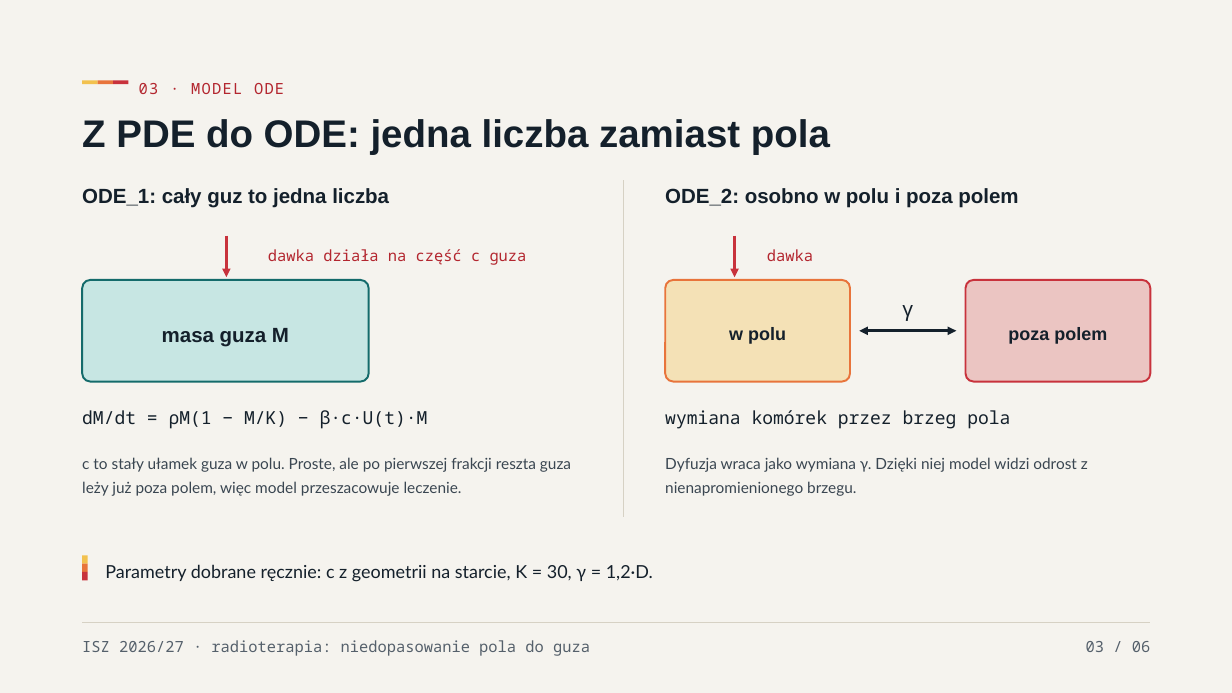
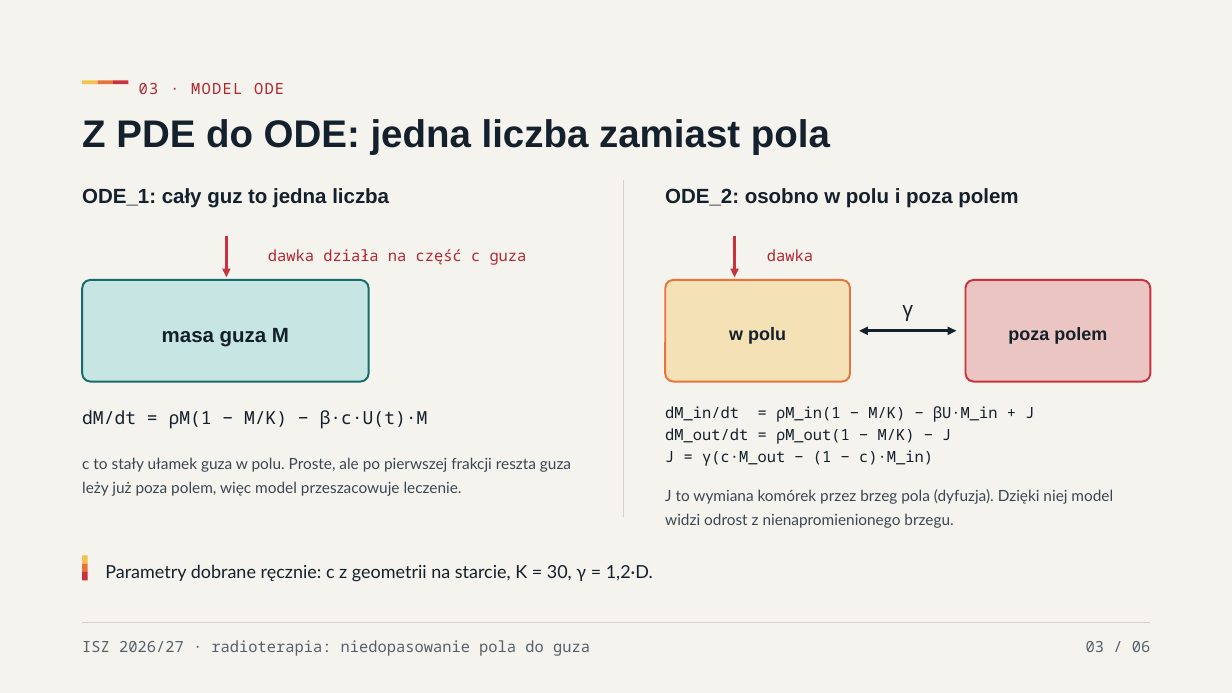
Before and after one commit to Redy144/off-target, a slide deck: slide 10 of prezentacje/2026-11-20_zad3/Radioterapia_guza_2026-11-20.pptx. Drawn at 1232x693 pixels with LibreOffice and Linux fonts; fonts in the diff are those of the drawing. Boxes give left, top, right and bottom in pixels: in the first picture for what was removed or moved away, otherwise in the second. Text is boxed around its words. In the diff, an @@ line names an element or a change of style, - is before the commit and + after.

```diff
--- a/prezentacje/2026-11-20_zad3/Radioterapia_guza_2026-11-20.pptx
+++ b/prezentacje/2026-11-20_zad3/Radioterapia_guza_2026-11-20.pptx
@@ text at (665,406,1034,466): text changed; size 14 to 12 pt @@
-wymiana komórek przez brzeg pola
+dM_in/dt = ρM_in(1 − M/K) − βU·M_in + J
+dM_out/dt = ρM_out(1 − M/K) − J
+J = γ(c·M_out − (1 − c)·M_in)
@@ text at (665,489,1113,528): text changed @@
-Dyfuzja wraca jako wymiana γ. Dzięki niej model widzi odrost z nienapromienionego brzegu.
+J to wymiana komórek przez brzeg pola (dyfuzja). Dzięki niej model widzi odrost z nienapromienionego brzegu.
```
Also in this commit, not shown: 1 other file.
